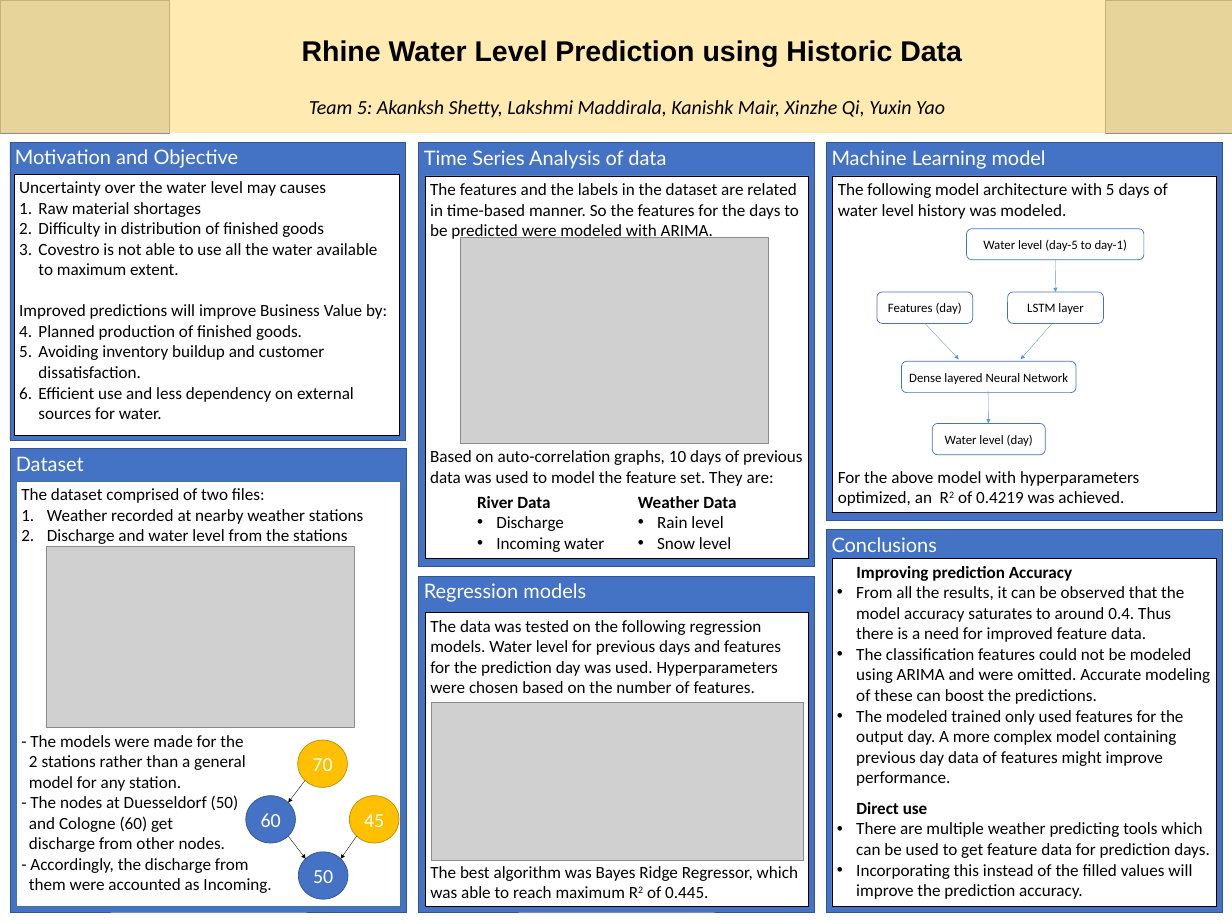
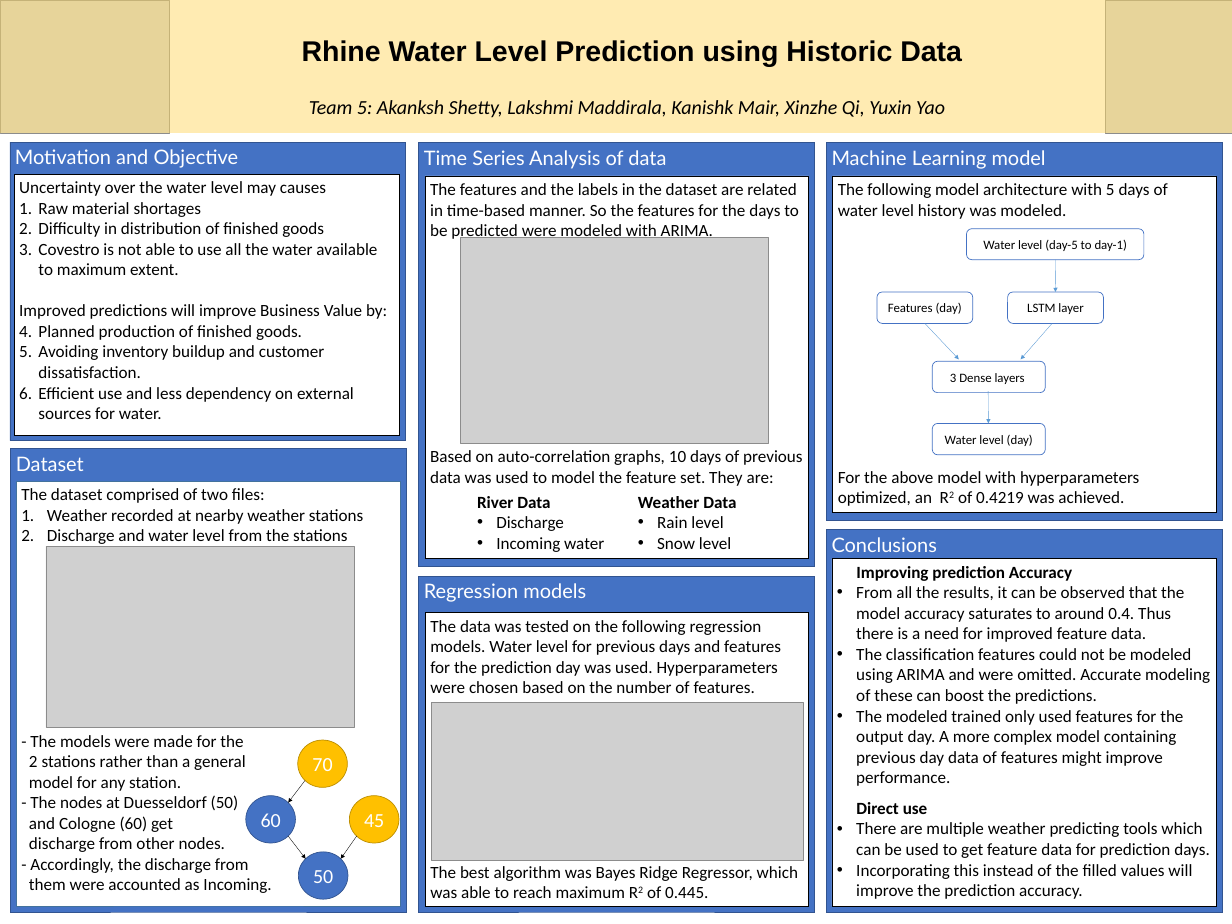
Before and after one commit to kmair/COVESTRO-HACK, a slide deck: slide 1 of Poster/Poster-Team 5.pptx. Drawn at 1232x924 pixels with LibreOffice and Linux fonts; fonts in the diff are those of the drawing; grey boxes stand for pictures. Boxes give left, top, right and bottom in pixels: in the first picture for what was removed or moved away, otherwise in the second. Text is boxed around its words. In the diff, an @@ line names an element or a change of style, - is before the commit and + after.

Commit message:
Update Poster files

```diff
--- a/Poster/Poster-Team 5.pptx
+++ b/Poster/Poster-Team 5.pptx
@@ rounded rectangle "3 Dense layers": place and size @@
-rounded rectangle "3 Dense layers" at bbox=[901, 361, 1076, 393]
+rounded rectangle "3 Dense layers" at bbox=[932, 361, 1045, 393]
@@ text in rounded rectangle at bbox=[950, 373, 1025, 384]: text changed @@
-Dense layered Neural Network
+3 Dense layers
```
Also in this commit, not shown: 3 other files.
